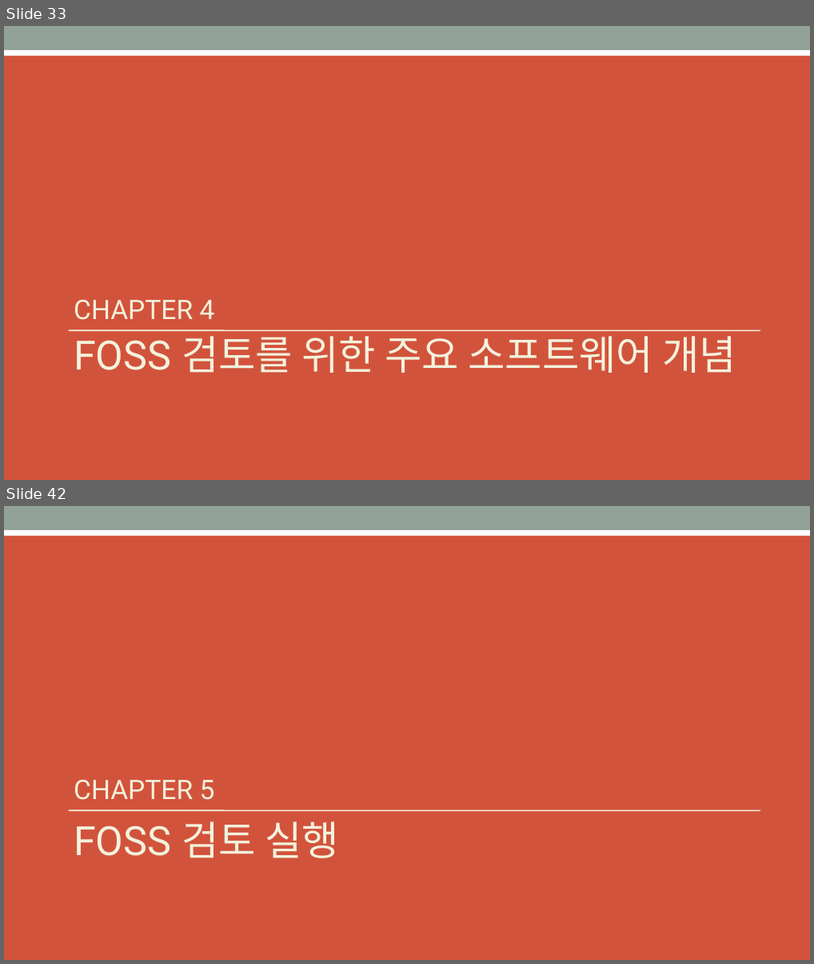
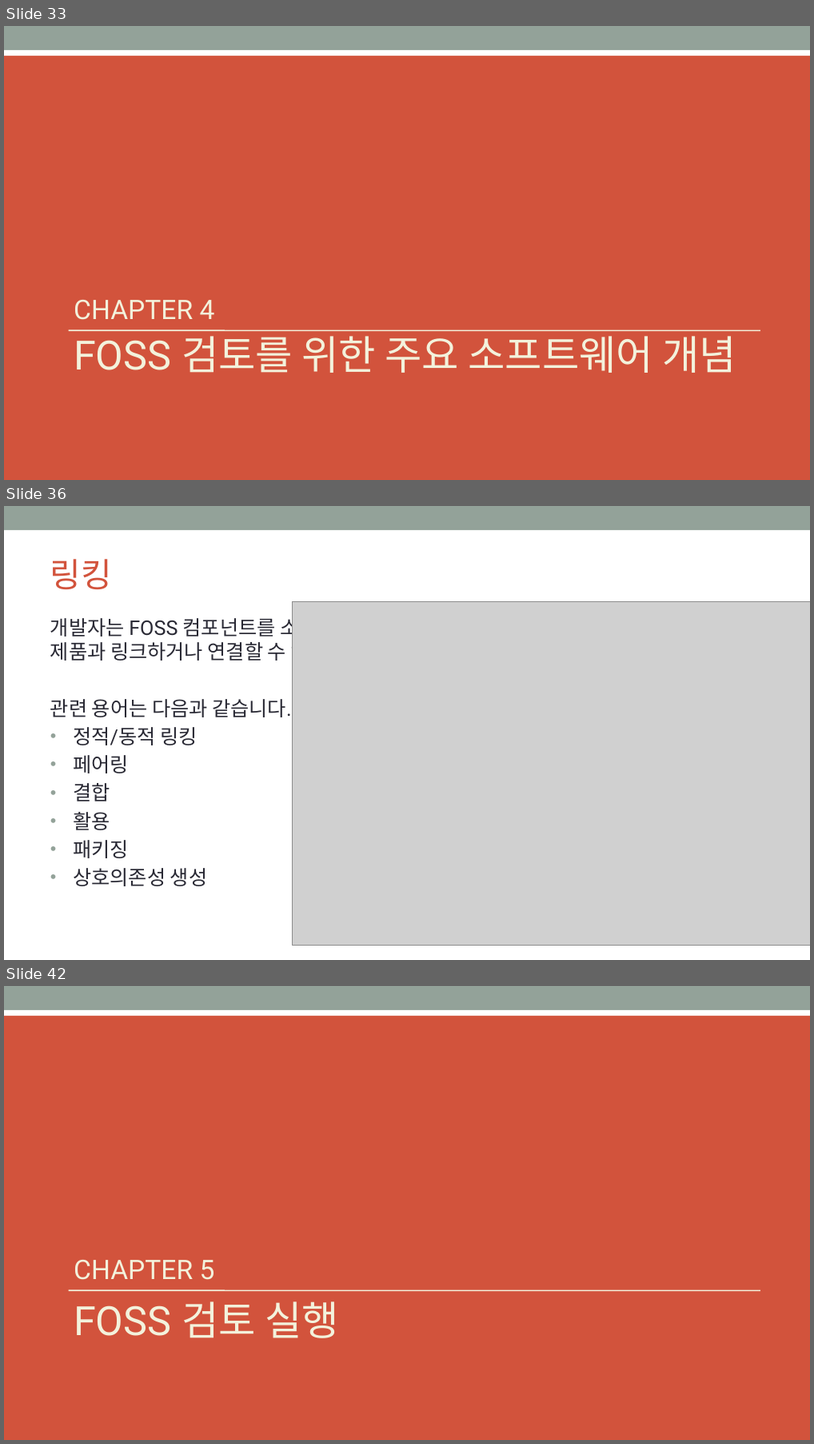
Before and after one commit to OpenChain-KWG/Curriculum-Translation-KR, a slide deck: target/slides/openchain-curriculum-for-1-1.pptx. Shown one above the other, each under a label of ours: slides 33 and 42 before the commit, slides 33, 36 and 42 after it; the slides between them are not shown. The pictures are 814x964 and 814x1444 pixels, drawn with LibreOffice and Linux fonts; fonts in the diff are those of the drawing; grey boxes stand for pictures; background and template pictures are left out. Boxes give left, top, right and bottom in pixels: in the first picture for what was removed or moved away, otherwise in the second. Text is boxed around its words. In the diff, an @@ line names an element or a change of style, - is before the commit and + after.

```diff
--- a/target/slides/openchain-curriculum-for-1-1.pptx
+++ b/target/slides/openchain-curriculum-for-1-1.pptx
@@ slide 36 added at bbox=[4, 506, 810, 960], background #FFFFFF; not listed: 1 template element that a slide beside it also shows @@
@@ title added at bbox=[50, 559, 112, 589], 40 pt, text #D2533C @@
+링킹
@@ picture added at bbox=[293, 601, 810, 945] @@
@@ text added at bbox=[50, 614, 373, 886], 24 pt, text #292934 @@
+개발자는 FOSS 컴포넌트를 소프트웨어 제품과 링크하거나 연결할 수 있습니다.
+관련 용어는 다음과 같습니다.:
+• 정적/동적 링킹
+• 페어링
+• 결합
+• 활용
+• 패키징
+• 상호의존성 생성
```
Also in this commit, not shown: 7 other slides added, 8 slides removed, 6 other files.
